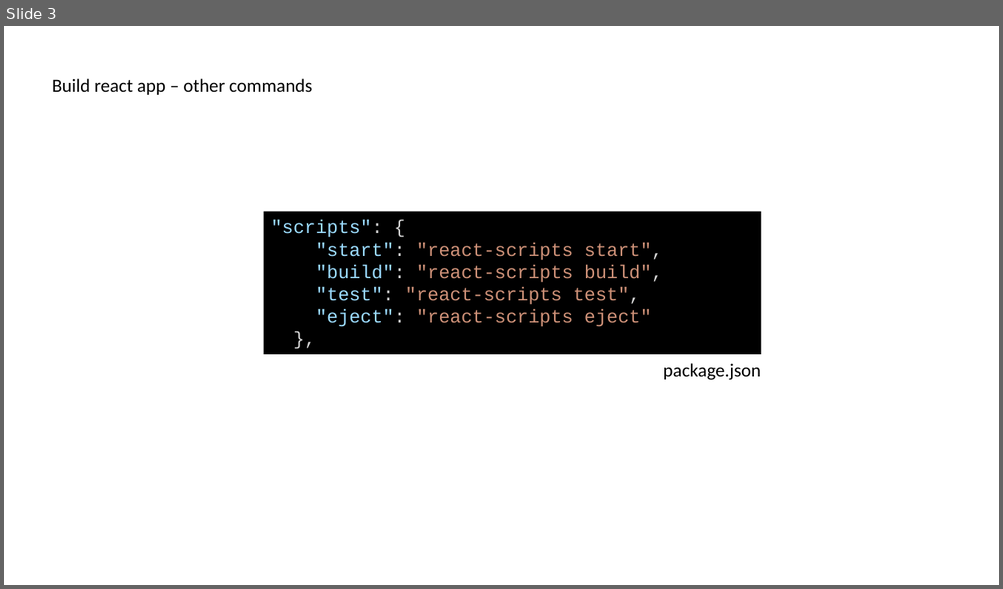
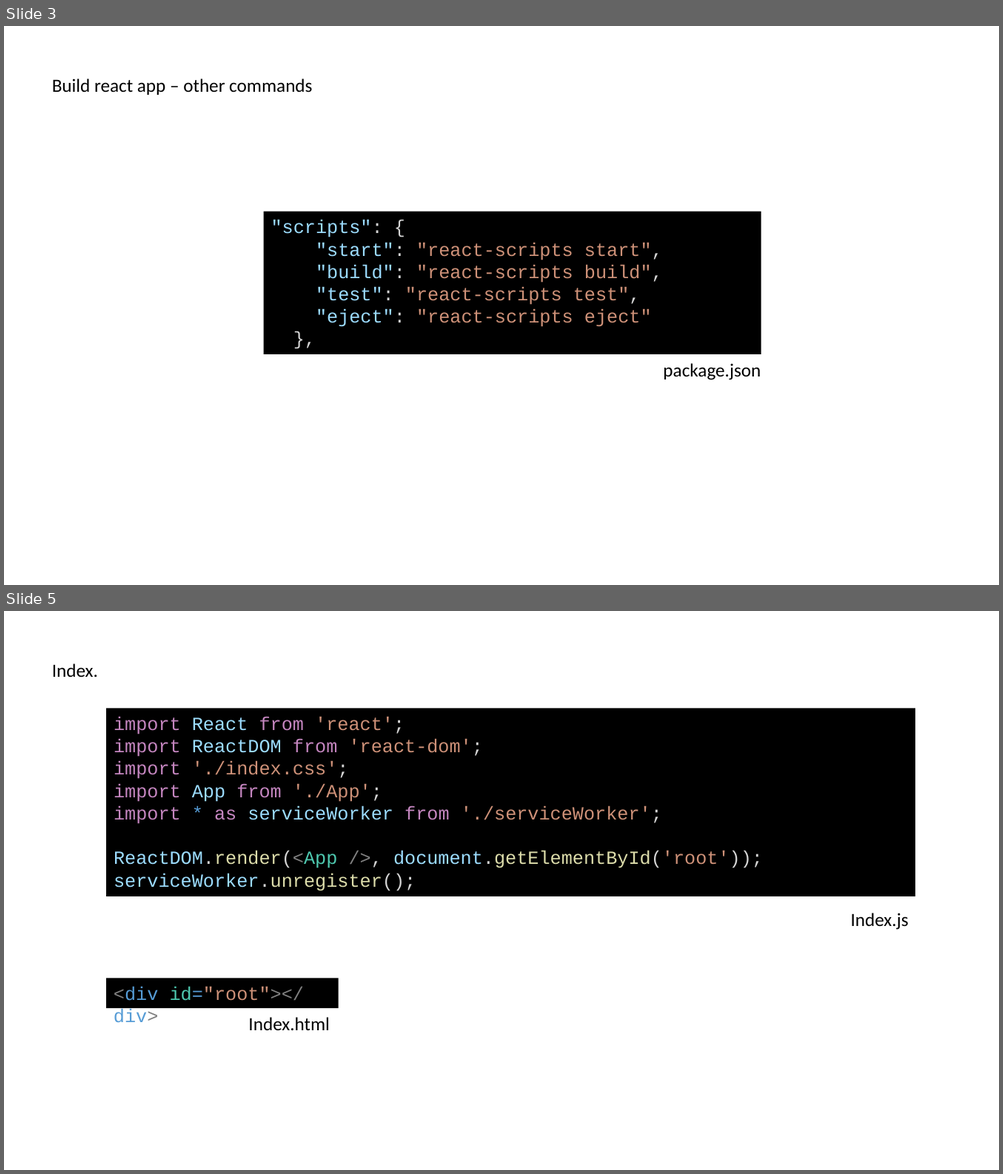
Before and after one commit to delprzemo/reactjs-starter, a slide deck: tutorial/ReactjsTraining.pptx. Shown one above the other, each under a label of ours: slide 3 before the commit, slides 3 and 5 after it; the slides between them are not shown. The pictures are 1003x589 and 1003x1174 pixels, drawn with LibreOffice and Linux fonts; fonts in the diff are those of the drawing. Boxes give left, top, right and bottom in pixels: in the first picture for what was removed or moved away, otherwise in the second. Text is boxed around its words. In the diff, an @@ line names an element or a change of style, - is before the commit and + after.

```diff
--- a/tutorial/ReactjsTraining.pptx
+++ b/tutorial/ReactjsTraining.pptx
@@ slide 5 added at [4, 611, 999, 1170], background #FFFFFF @@
@@ text added at [52, 664, 98, 677], 18 pt, text #000000 @@
+Index.
@@ rectangle added at [106, 708, 915, 896], fill #000000, 18 pt, text #CE9178 @@
+import React from 'react';
+import ReactDOM from 'react-dom';
+import './index.css';
+import App from './App';
+import * as serviceWorker from './serviceWorker';
+ReactDOM.render(<App />, document.getElementById('root'));
+serviceWorker.unregister();
@@ text added at [851, 913, 908, 930], 18 pt, text #000000 @@
+Index.js
@@ rectangle added at [106, 978, 338, 1008], fill #000000, 18 pt, text #569CD6 @@
+<div id="root"></div>
@@ text added at [248, 1017, 329, 1031], 18 pt, text #000000 @@
+Index.html
```
Also in this commit, not shown: 3 other slides added, 4 other files.
